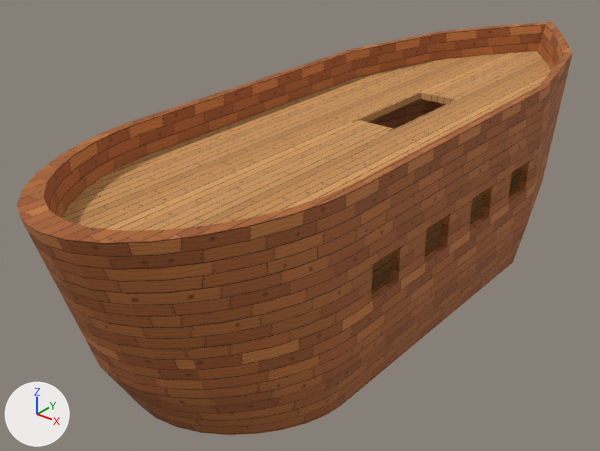
One commit to the glTF model art/models/ship/double_deck.glb: the scene before it, then after it.
One viewpoint serves both versions: a 50 mm lens placed at (10.73, -23.39, 11.88), pointed at (-1.42, -8.21, 2.47). The lights are fixed; the arrows at lower left show +X, +Y and +Z. The first picture is the older version. Vertices at exactly the same position are counted once.

Objects in the first picture: 'double_deck'.
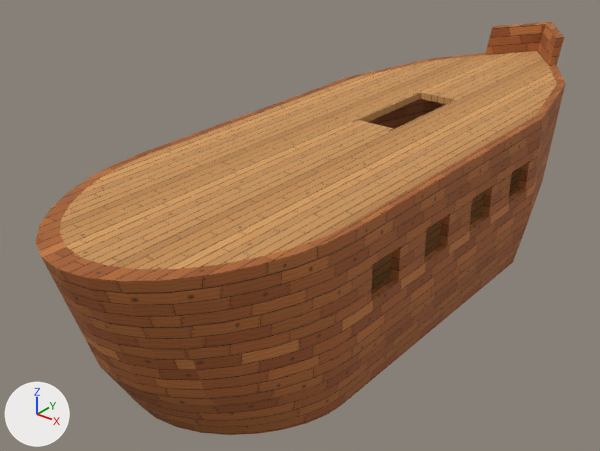
Where the change shows, as pixel boxes [x1, y1, x2, y2] in the pictures (600 x 451 px):
'double_deck', reshaped
    before: [17, 22, 572, 435]
    after: [36, 22, 565, 435]
part 1 of me_double_deck, deleted (brown)
    before: [17, 26, 572, 282]

The change, as a diff of the scene's bpy script:
```diff
--- a/art/models/ship/double_deck.glb.py
+++ b/art/models/ship/double_deck.glb.py
@@ me_double_deck @@
 # used by ob_double_deck; location = (0.0, 0.0, 0.0)
-me_double_deck.from_pydata(...)  # 766 vertices, 2968 faces; spans x -3.0..3.0, y -16.7..3.2, z 0.0..6.0
+me_double_deck.from_pydata(...)  # 712 vertices, 2652 faces; spans x -3.0..3.0, y -16.4..3.2, z 0.0..6.0
+# me_double_deck part 1
+# 54 vertices are removed from x -3.0..3.0, y -16.7..-0.4, z 6.0
+# 316 faces are deleted
 me_double_deck.materials.append(mat_wood)
```
